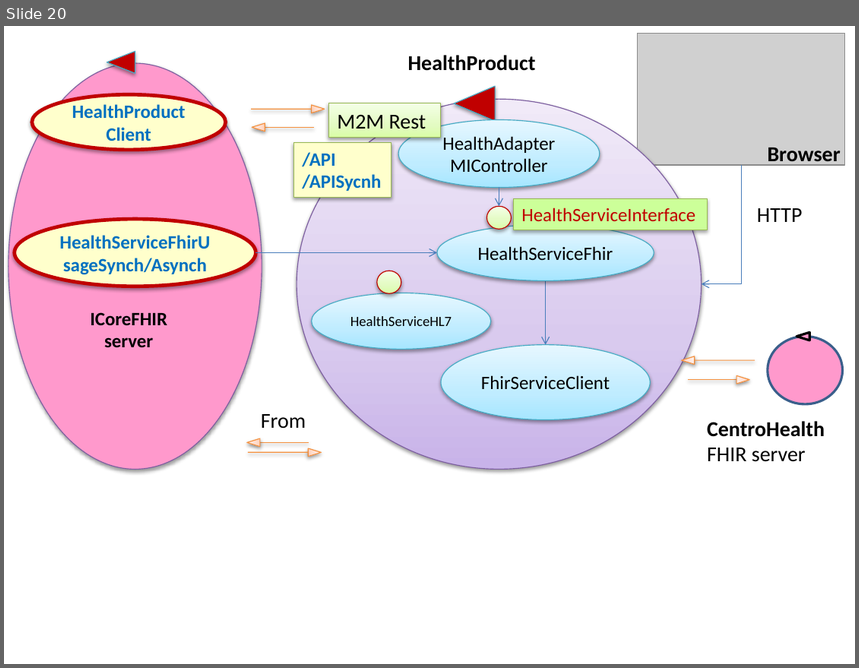
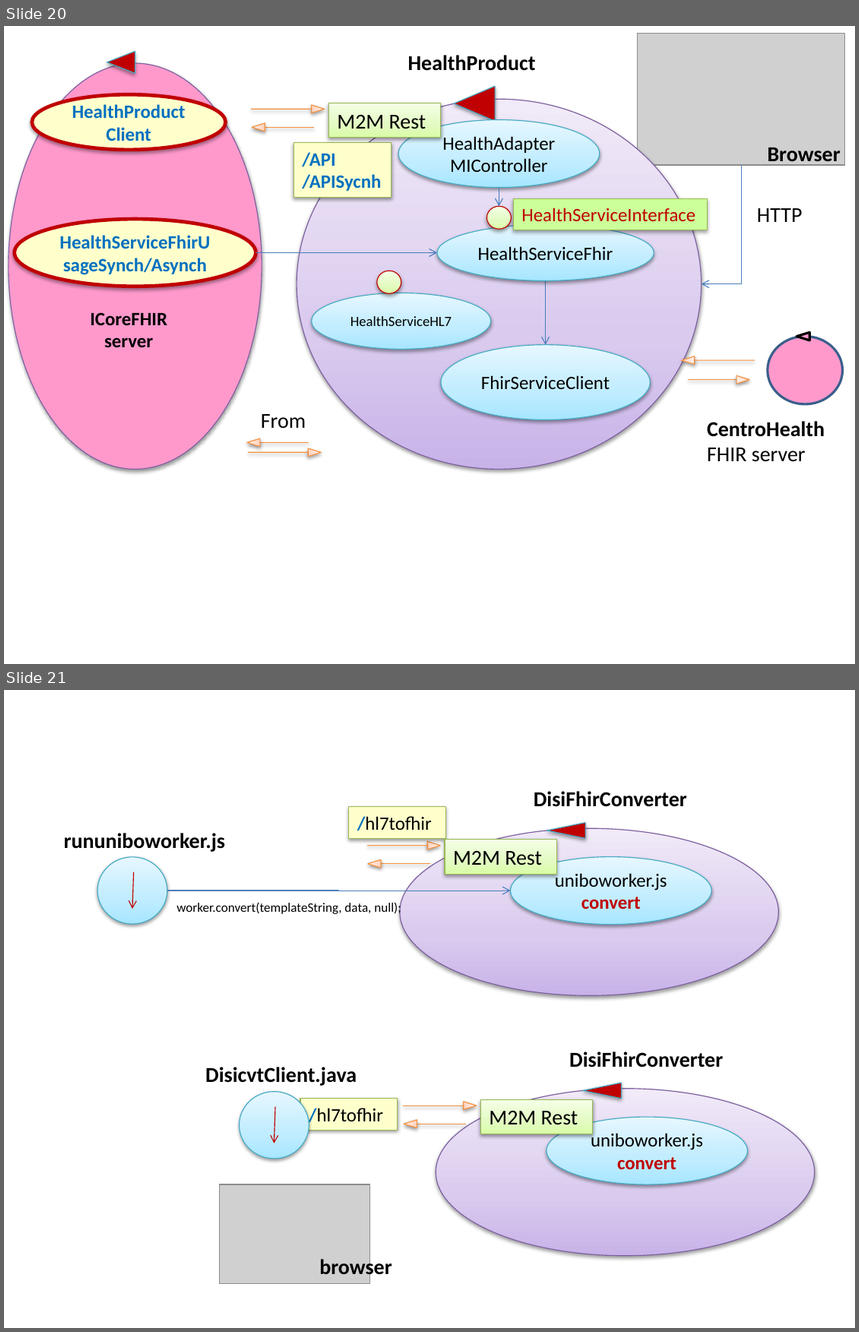
Before and after one commit to anatali/natMaterial, a slide deck: health/userDocs/UniboFigs.pptx. Shown one above the other, each under a label of ours: slide 20 before the commit, slides 20 and 21 after it. The pictures are 859x668 and 859x1332 pixels, drawn with LibreOffice and Linux fonts; fonts in the diff are those of the drawing; grey boxes stand for pictures. Boxes give left, top, right and bottom in pixels: in the first picture for what was removed or moved away, otherwise in the second. Text is boxed around its words. In the diff, an @@ line names an element or a change of style, - is before the commit and + after.

```diff
--- a/health/userDocs/UniboFigs.pptx
+++ b/health/userDocs/UniboFigs.pptx
@@ slide 21 added at (x1=4, y1=690, x2=855, y2=1328), background #FFFFFF @@
@@ text added at (x1=534, y1=791, x2=687, y2=807), 18 pt, text #000000, bold @@
+DisiFhirConverter
@@ rectangle added at (x1=349, y1=806, x2=446, y2=838), fill #FFFFCC, outline #98B955 0.75 pt, 16 pt, text #000000 @@
+/hl7tofhir
@@ triangle added at (x1=547, y1=823, x2=585, y2=839), fill #C00000, outline #46AAC5 0.75 pt @@
@@ text added at (x1=64, y1=833, x2=225, y2=852), 18 pt, text #000000, bold @@
+rununiboworker.js
@@ line added from (367, 846) to (428, 846), #F69240 0.75 pt @@
@@ ellipse added at (x1=400, y1=829, x2=778, y2=996), fill gradient #C9B5E8 to #D8CBEE to #F0EAF9, outline #7D60A0 0.75 pt @@
@@ triangle added at (x1=427, y1=841, x2=439, y2=849), fill gradient #FFD2BD to #FFDED0 to #FFF2ED, outline #F69240 0.75 pt @@
@@ rectangle added at (x1=445, y1=840, x2=557, y2=874), fill gradient #DAFDA7 to #E4FCC2 to #F5FFE7, outline #98B955 0.75 pt, 18 pt, text #000000 @@
+M2M Rest
@@ ellipse added at (x1=97, y1=857, x2=167, y2=924), fill gradient #A7E6FF to #C1EDFF to #E7F8FF, outline #46AAC5 0.75 pt @@
@@ triangle added at (x1=368, y1=860, x2=381, y2=868), fill gradient #FFD2BD to #FFDED0 to #FFF2ED, outline #F69240 0.75 pt @@
@@ line added from (370, 863) to (430, 863), #F69240 0.75 pt @@
@@ ellipse added at (x1=510, y1=857, x2=712, y2=924), fill gradient #A7E6FF to #C1EDFF to #E7F8FF, outline #46AAC5 0.75 pt, 16 pt, text #000000 @@
+uniboworker.js
+convert
@@ arrow added from (133, 872) to (132, 909), #C00000 0.75 pt @@
@@ elbow arrow added from (167, 891) to (510, 891), #4B7EBC 0.75 pt @@
@@ text added at (x1=177, y1=901, x2=401, y2=916), 11 pt, text #000000 @@
+worker.convert(templateString, data, null);
@@ text added at (x1=569, y1=1052, x2=723, y2=1068), 18 pt, text #000000, bold @@
+DisiFhirConverter
@@ text added at (x1=205, y1=1067, x2=357, y2=1086), 18 pt, text #000000, bold @@
+DisicvtClient.java
@@ ellipse added at (x1=239, y1=1092, x2=309, y2=1159), fill gradient #A7E6FF to #C1EDFF to #E7F8FF, outline #46AAC5 0.75 pt @@
@@ rectangle added at (x1=300, y1=1099, x2=397, y2=1130), fill #FFFFCC, outline #98B955 0.75 pt, 16 pt, text #000000 @@
+/hl7tofhir
@@ ellipse added at (x1=436, y1=1089, x2=814, y2=1257), fill gradient #C9B5E8 to #D8CBEE to #F0EAF9, outline #7D60A0 0.75 pt @@
@@ triangle added at (x1=584, y1=1082, x2=622, y2=1099), fill #C00000, outline #46AAC5 0.75 pt @@
@@ arrow added from (275, 1107) to (274, 1144), #C00000 0.75 pt @@
@@ line added from (403, 1106) to (464, 1106), #F69240 0.75 pt @@
@@ triangle added at (x1=404, y1=1120, x2=417, y2=1128), fill gradient #FFD2BD to #FFDED0 to #FFF2ED, outline #F69240 0.75 pt @@
@@ triangle added at (x1=464, y1=1102, x2=477, y2=1110), fill gradient #FFD2BD to #FFDED0 to #FFF2ED, outline #F69240 0.75 pt @@
@@ rectangle added at (x1=481, y1=1100, x2=592, y2=1135), fill gradient #DAFDA7 to #E4FCC2 to #F5FFE7, outline #98B955 0.75 pt, 18 pt, text #000000 @@
+M2M Rest
@@ ellipse added at (x1=546, y1=1117, x2=747, y2=1185), fill gradient #A7E6FF to #C1EDFF to #E7F8FF, outline #46AAC5 0.75 pt, 16 pt, text #000000 @@
+uniboworker.js
+convert
@@ line added from (406, 1124) to (466, 1124), #F69240 0.75 pt @@
@@ picture added at (x1=219, y1=1185, x2=370, y2=1284) @@
@@ text added at (x1=319, y1=1257, x2=392, y2=1280), 18 pt, text #000000, bold @@
+browser
```
Also in this commit, not shown: 1 slide changed, 6 other files.
